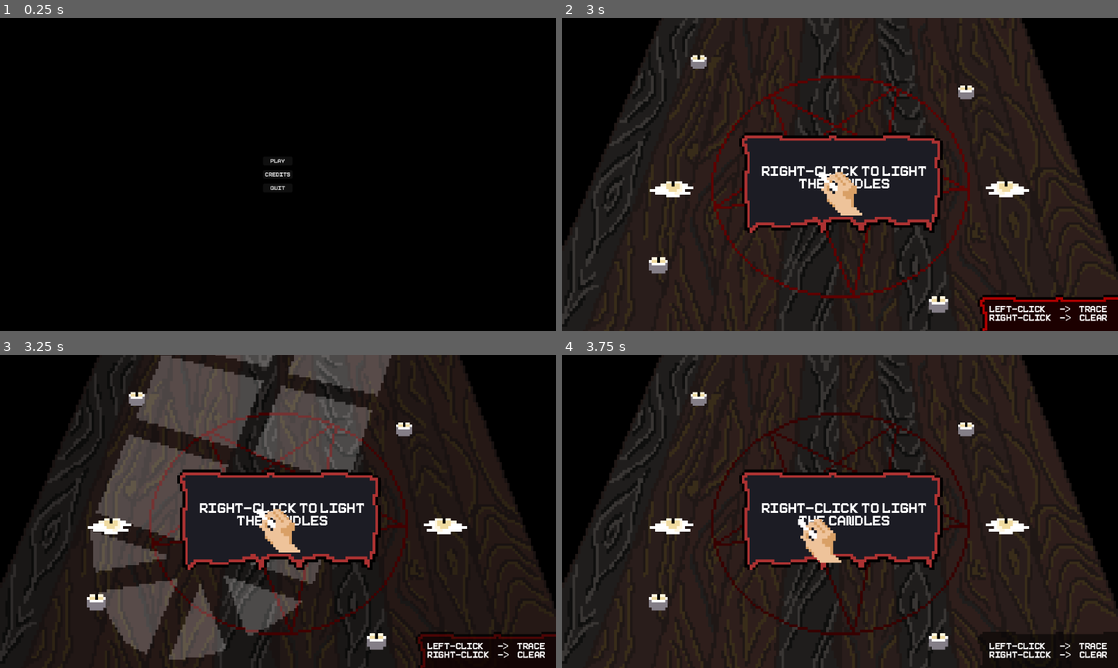
Above: before the commit, frames 1-4 (two rows, left to right).
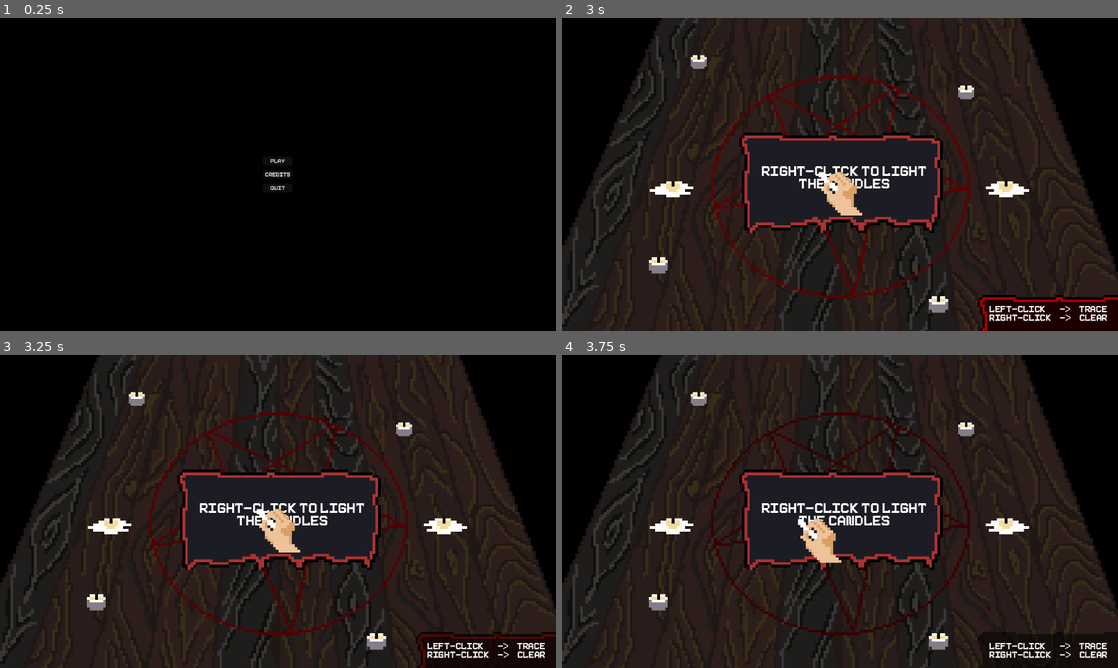
Above: after the commit, the same moments.

Repository: AlxGravel/LudumDare55_2024
Game: Godot game, scene res://UI/MainMenu.tscn
Same seed, same stepped clock (60 frames per second), same inputs: the game is played once before the commit and once after it.
Inputs (mouse positions are in pixels of both pictures, inside the frame that each line leads up to):
- Up to frame 1 (0.25 s): no input
- Up to frame 2 (3 s): click "Play" at 0.5 s; tap Enter at 1.25, 2, 2.75 s; move the mouse to (867, 174) at 1.27 s; click (867, 174) at 1.42 s; move the mouse to (812, 174) at 2.02 s; click (812, 174) at 2.17 s; move the mouse to (851, 168) at 2.77 s; click (851, 168) at 2.92 s
- Up to frame 3 (3.25 s): no input
- Up to frame 4 (3.75 s): tap Enter at 3.5 s; move the mouse to (834, 517) at 3.52 s; click (834, 517) at 3.67 s

Frames 1-2 are identical in both runs. In frame 3, 20% of the frame differs, in the area x 16-71%, y 0-98%; in frame 4, nothing differs.

Commit message:
MUSIC and SFX

Diff:
--- a/Art/Thunder.gd
+++ b/Art/Thunder.gd
@@ -3,10 +3,14 @@
 
 # Called when the node enters the scene tree for the first time.
 func _ready():
-	$AnimationPlayer.play("Flash")
+	$AnimationPlayer.stop()
 
 
 
 # Called every frame. 'delta' is the elapsed time since the previous frame.
 func _process(delta):
 	pass
+
+func thunderAnim():
+	$AnimationPlayer.stop()
+	$AnimationPlayer.play("Flash")
--- a/Art/Thunder.tscn
+++ b/Art/Thunder.tscn
@@ -1,7 +1,8 @@
-[gd_scene load_steps=5 format=3 uid="uid://dp0dasfi511kt"]
+[gd_scene load_steps=6 format=3 uid="uid://dp0dasfi511kt"]
 
 [ext_resource type="Texture2D" uid="uid://2autjirpuld7" path="res://Art/Window.png" id="1_cjqku"]
 [ext_resource type="Script" path="res://Art/Thunder.gd" id="1_vr0gy"]
+[ext_resource type="AudioStream" uid="uid://boekt2mn4llu6" path="res://SFX_Thunder_NotLound.wav" id="3_3ovia"]
 
 [sub_resource type="Animation" id="Animation_g8ntc"]
 resource_name = "Flash"
@@ -20,6 +21,21 @@
 "update": 1,
 "values": [false, true, false, true, false, true, false, true, false, true, false, true, false, true, false]
 }
+tracks/1/type = "audio"
+tracks/1/imported = false
+tracks/1/enabled = true
+tracks/1/path = NodePath("../AudioStreamPlayer")
+tracks/1/interp = 1
+tracks/1/loop_wrap = true
+tracks/1/keys = {
+"clips": [{
+"end_offset": 0.0,
+"start_offset": 0.0,
+"stream": ExtResource("3_3ovia")
+}],
+"times": PackedFloat32Array(2.05)
+}
+tracks/1/use_blend = true
 
 [sub_resource type="AnimationLibrary" id="AnimationLibrary_n63eb"]
 _data = {
@@ -45,3 +61,5 @@
 libraries = {
 "": SubResource("AnimationLibrary_n63eb")
 }
+
+[node name="AudioStreamPlayer" type="AudioStreamPlayer" parent="."]
--- /dev/null
+++ b/BackgroundMusic.tscn
@@ -0,0 +1,8 @@
+[gd_scene load_steps=2 format=3 uid="uid://bmdmroog1wu5r"]
+
+[ext_resource type="AudioStream" uid="uid://smrkhw372h0f" path="res://OfChalkAndWax_MU.wav" id="1_a130p"]
+
+[node name="AudioStreamPlayer" type="AudioStreamPlayer"]
+stream = ExtResource("1_a130p")
+volume_db = -6.0
+autoplay = true
--- /dev/null
+++ b/SFX_Rain.tscn
@@ -0,0 +1,8 @@
+[gd_scene load_steps=2 format=3 uid="uid://b4f5xwstnqqau"]
+
+[ext_resource type="AudioStream" uid="uid://cbex2ob5tikcl" path="res://SFX_Rain.wav" id="1_m3uvn"]
+
+[node name="AudioStreamPlayer" type="AudioStreamPlayer"]
+stream = ExtResource("1_m3uvn")
+volume_db = -6.0
+autoplay = true
--- /dev/null
+++ b/SFX_Thunde.tscn
@@ -0,0 +1,7 @@
+[gd_scene load_steps=2 format=3 uid="uid://b6yrbgxvkloxk"]
+
+[ext_resource type="AudioStream" uid="uid://cm5oa47opft5p" path="res://SFX_Thunder.wav" id="1_1thjo"]
+
+[node name="AudioStreamPlayer2D" type="AudioStreamPlayer2D"]
+stream = ExtResource("1_1thjo")
+volume_db = -6.0
--- a/project.godot
+++ b/project.godot
@@ -18,6 +18,11 @@
 [aseprite_importers]
 
 aseprite_executable_path="E:/Steam/steamapps/common/Aseprite/Aseprite.exe"
+
+[autoload]
+
+BackgroundMusic="*res://BackgroundMusic.tscn"
+SfxRain="*res://SFX_Rain.tscn"
 
 [display]
 
Not shown, added: OfChalkAndWax_MU.wav.import
Not shown, added: SFX_Rain.wav.import
Not shown, added: SFX_Thunder.wav.import
Not shown, added: SFX_Thunder_NotLound.wav.import
Not shown, added: OfChalkAndWax_MU.wav
Not shown, added: SFX_Rain.wav
Not shown, added: SFX_Thunder.wav
Not shown, added: SFX_Thunder_NotLound.wav
